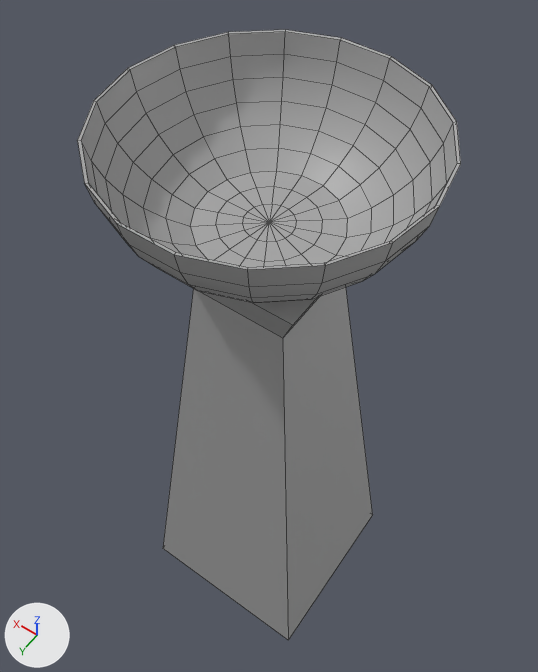
The FBX model Assets/Theo/Assets/Fire_Pillar.fbx as it was, and as the next commit left it.
Before and after are seen from a 50 mm camera at (-0.473, 0.663, 1.884) aimed at (0.058, -0.08, 0.716). The axes (+X, +Y, +Z) are drawn at lower left. The lights are the same throughout. Mesh edges are drawn as thin lines. Where no turn or scale is listed for an object, it has been applied to the vertices.

Names of what the first picture shows: 'Holder', 'Pillar'.
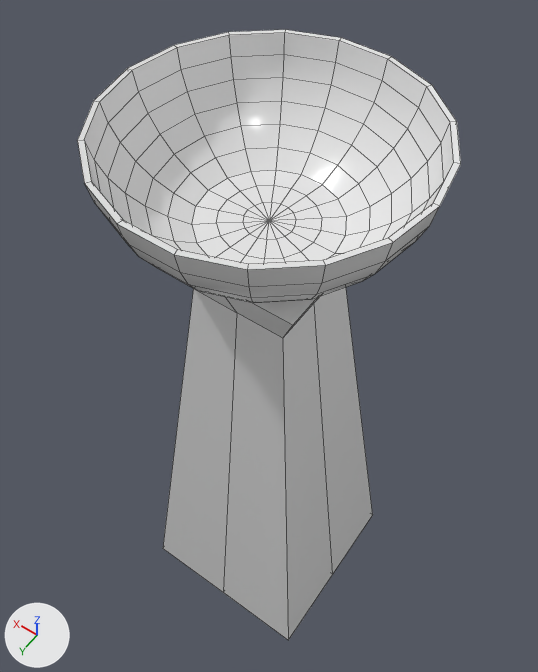
Edits to the bpy script that builds the scene:
```text
Add mat_m_holder:
    mat_m_holder = principled_material('M_Holder')
    mat_m_holder.base_color = (0.8, 0.8, 0.8)  # white #e7e7e7
    mat_m_holder.roughness = 0.2
Add mat_m_pillar:
    mat_m_pillar = principled_material('M_Pillar')
    mat_m_pillar.base_color = (0.8, 0.8, 0.8)  # white #e7e7e7
    mat_m_pillar.roughness = 0.2
Change me_mesh:
    used by ob_pillar; location = (0.0, 0.0, 0.0)
    remove me_mesh.from_pydata(...)  # 17 vertices, 13 faces; spans x -0.2..0.2, y -0.2..0.2, z 0.0..1.103
    add me_mesh.from_pydata(...)  # 26 vertices, 24 faces; spans x -0.2..0.2, y -0.2..0.2, z 0.0..1.103
    me_mesh part 1
    9 faces are deleted
    9 vertices are added at x -0.2..0.2, y -0.2..0.2, z 0.0..0.992
    20 new faces join them
    me_mesh part 2: 4 faces spanning x -0.133..0.133, y -0.133..0.133, z 1.103 switch from mat_standardsurface2 (grey #aaaaaa) to mat_m_pillar (white #e7e7e7)
Change me_mesh_001:
    where me_mesh_001.from_pydata(...)  # 326 vertices, 342 faces; spans x -0.249..0.249, y -0.245..0.245, z 0.0..0.175
    remove me_mesh_001.materials.append(mat_standardsurface2)  # grey #aaaaaa
    add me_mesh_001.materials.append(mat_m_holder)  # white #e7e7e7
```

Location of each change, [x1, y1, x2, y2] in pixels of the pictures (538 x 672 px):
'Holder', recoloured
    both: [77, 29, 461, 303]
part 1 of me_mesh, built on
    both: [163, 287, 373, 640]
part 2 of me_mesh, recoloured
    both: [251, 297, 317, 325]
